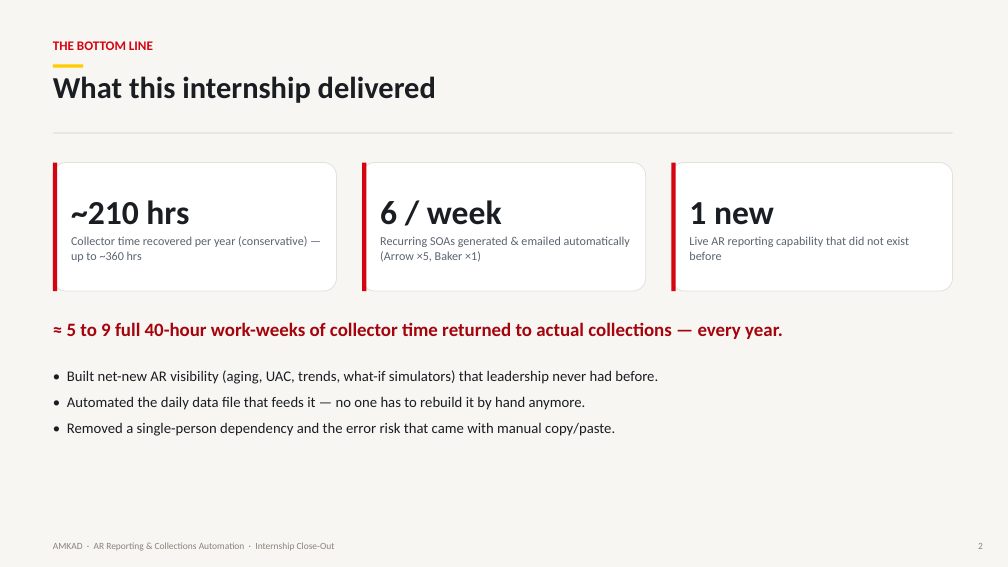
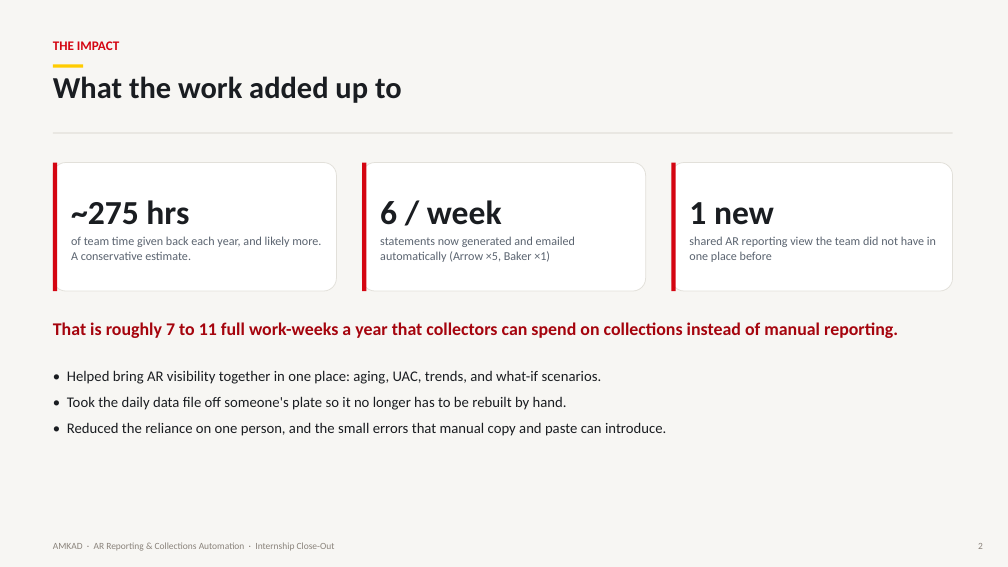
Before and after one commit to jkadadihi/Power-BI-, a slide deck: slide 2 of docs/AMKAD_Internship_Presentation.pptx. Drawn at 1008x567 pixels with LibreOffice and Linux fonts; fonts in the diff are those of the drawing. Boxes give left, top, right and bottom in pixels: in the first picture for what was removed or moved away, otherwise in the second. Text is boxed around its words. In the diff, an @@ line names an element or a change of style, - is before the commit and + after.

```diff
--- a/docs/AMKAD_Internship_Presentation.pptx
+++ b/docs/AMKAD_Internship_Presentation.pptx
@@ text at (53, 41, 119, 50): text changed @@
-THE BOTTOM LINE
+THE IMPACT
@@ text at (53, 76, 402, 103): text changed @@
-What this internship delivered
+What the work added up to
@@ text at (71, 200, 321, 260): text changed @@
-~210 hrs
-Collector time recovered per year (conservative) — up to ~360 hrs
+~275 hrs
+of team time given back each year, and likely more. A conservative estimate.
@@ text at (380, 236, 575, 262): text changed @@
-Recurring SOAs generated & emailed automatically (Arrow ×5, Baker ×1)
+statements now generated and emailed automatically (Arrow ×5, Baker ×1)
@@ text at (689, 236, 936, 262): text changed @@
-Live AR reporting capability that did not exist before
+shared AR reporting view the team did not have in one place before
@@ text at (53, 322, 898, 338): text changed; size 18 to 17 pt @@
-≈ 5 to 9 full 40-hour work-weeks of collector time returned to actual collections — every year.
+That is roughly 7 to 11 full work-weeks a year that collectors can spend on collections instead of manual reporting.
@@ text at (67, 370, 666, 436): text changed @@
-• Built net-new AR visibility (aging, UAC, trends, what-if simulators) that leadership never had before.
-• Automated the daily data file that feeds it — no one has to rebuild it by hand anymore.
-• Removed a single-person dependency and the error risk that came with manual copy/paste.
+• Helped bring AR visibility together in one place: aging, UAC, trends, and what-if scenarios.
+• Took the daily data file off someone's plate so it no longer has to be rebuilt by hand.
+• Reduced the reliance on one person, and the small errors that manual copy and paste can introduce.
```
Also in this commit, not shown: 12 other slides changed, 1 other file.
